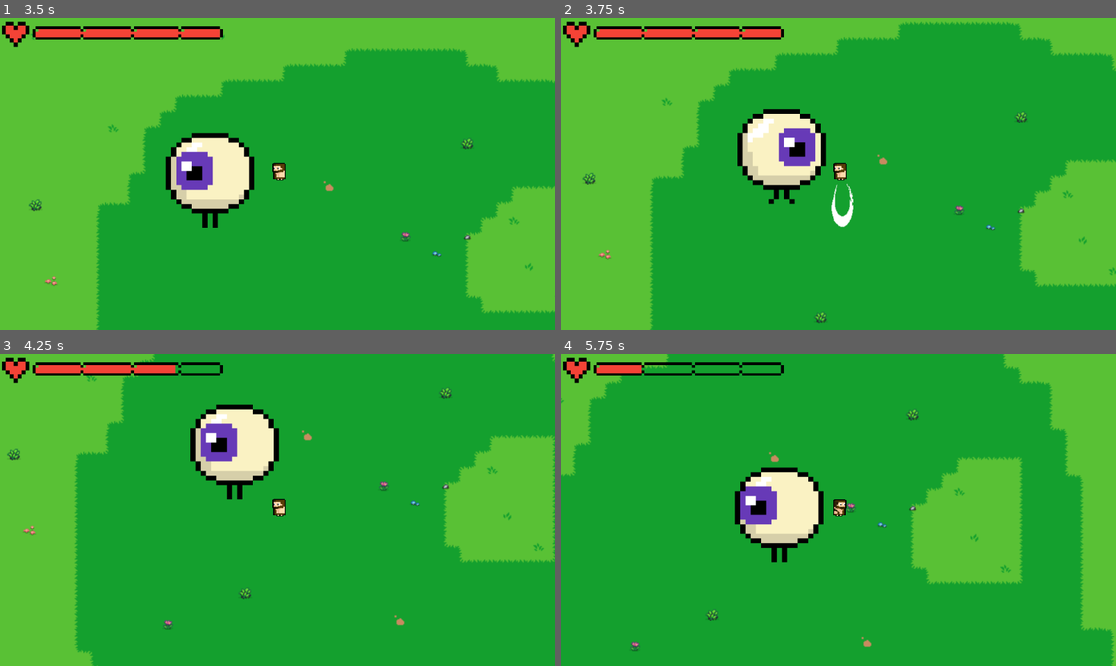
Above: before the commit, frames 1-4 (two rows, left to right).
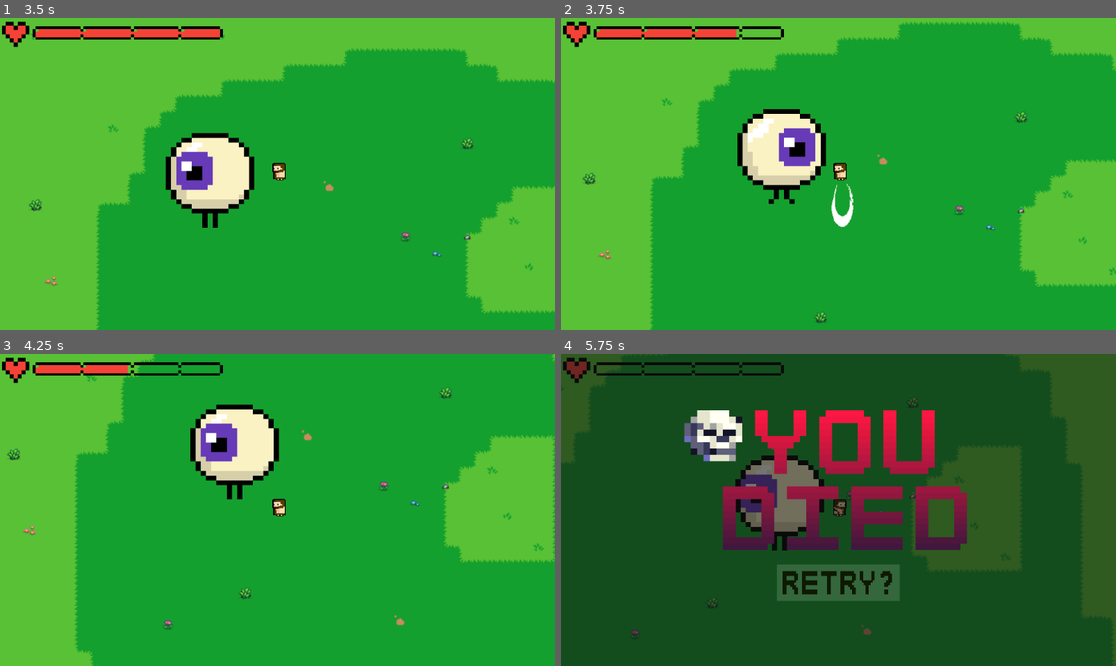
Above: after the commit, the same moments.

Repository: real-name-hidden-bit/bonk-souls-v.01
Game: Godot game, scene res://node_2d.tscn
Two runs of this game, one before a commit and one after it. Both use one fixed random seed, a clock stepped at 60 frames per second and the inputs below.
Inputs:
- Up to frame 1 (3.5 s): tap Enter (ui_accept) at 0.5, 0.77, 1.52, 3.02 s; hold Up (ui_up) 0.53-2.03 s; tap Z (attack) every 0.75 s from 0.6 to 2.85 s; hold Left (ui_left) from 2.03 s (still down)
- Up to frame 2 (3.75 s): release Left (ui_left) at 3.53 s; hold Down (ui_down) from 3.53 s (still down); tap Z (attack) at 3.6 s
- Up to frame 3 (4.25 s): keep holding Down (ui_down); tap Enter (ui_accept) at 3.77 s
- Up to frame 4 (5.75 s): release Down (ui_down) at 4.28 s; hold Right (ui_right) 4.28-5.03 s; tap Z (attack) at 4.35, 5.1 s; tap Enter (ui_accept) at 4.52 s; hold Up (ui_up) from 5.03 s (still down)

Frame 1 is identical in both runs. In frame 2, 0.2% of the frame differs, in the area x 31-40%, y 3-7%; in frame 3, 0.2%; in frame 4, 99%, in the area x 0-100%, y 0-100%.

Commit message:
GameOverScene

Diff:
--- /dev/null
+++ b/GameOver.gd
@@ -0,0 +1,5 @@
+extends Control
+
+
+func _on_retry_button_pressed() -> void:
+	get_tree().reload_current_scene()
--- /dev/null
+++ b/GameOver.tscn
@@ -0,0 +1,46 @@
+[gd_scene format=3 uid="uid://bkf66tmcf5rx5"]
+
+[ext_resource type="Texture2D" uid="uid://pnfp2g4qv6x2" path="res://Assets/Titles/YouDiedTitle.png" id="1_a1htc"]
+[ext_resource type="Script" uid="uid://d1djkyatnx0hx" path="res://GameOver.gd" id="1_eksk4"]
+[ext_resource type="Texture2D" uid="uid://csm2upqynk8c4" path="res://Assets/Titles/Retry.png" id="2_eksk4"]
+
+[node name="GameOverScreen" type="Control" unique_id=1994143325]
+layout_mode = 3
+anchors_preset = 15
+anchor_right = 1.0
+anchor_bottom = 1.0
+grow_horizontal = 2
+grow_vertical = 2
+script = ExtResource("1_eksk4")
+
+[node name="ColorRect" type="ColorRect" parent="." unique_id=700879813]
+layout_mode = 1
+anchors_preset = 15
+anchor_right = 1.0
+anchor_bottom = 1.0
+grow_horizontal = 2
+grow_vertical = 2
+color = Color(0.07058824, 0.07058824, 0.07058824, 0.5882353)
+
+[node name="YouDiedTitle" type="TextureRect" parent="." unique_id=909769836]
+layout_mode = 0
+offset_left = 256.0
+offset_top = 104.0
+offset_right = 1856.0
+offset_bottom = 704.0
+scale = Vector2(0.39991635, 0.52679515)
+texture = ExtResource("1_a1htc")
+
+[node name="RetryButton" type="TextureButton" parent="." unique_id=21710763]
+custom_minimum_size = Vector2(100, 200)
+layout_mode = 0
+offset_left = 448.0
+offset_top = 456.0
+offset_right = 2048.0
+offset_bottom = 656.0
+scale = Vector2(0.1595851, 0.18982503)
+texture_normal = ExtResource("2_eksk4")
+ignore_texture_size = true
+stretch_mode = 3
+
+[connection signal="pressed" from="RetryButton" to="." method="_on_retry_button_pressed"]
--- a/Scenes/Player/player.gd
+++ b/Scenes/Player/player.gd
@@ -107,7 +107,7 @@
 	# Update the UI Life Bar
 	var life_bar = get_tree().get_first_node_in_group("lifebar")
 	if life_bar:
-		life_bar.value = lives + 1
+		life_bar.value = lives
 
 	# Simple X/Y Instant Hop Knockback
 	if attacker_position.x < global_position.x:
@@ -120,5 +120,15 @@
 	else:
 		position.y -= 30
 
-	if lives <= 0:
-		print("Game Over!")
+	if lives == 0:
+		handle_death()
+
+func handle_death() -> void:
+	print("Player Died!")
+
+	# 1. Stop all player script physics and input
+	process_mode = PROCESS_MODE_DISABLED
+
+	var game_over_node = get_node("/root/Node2D/UI/GameOverScreen")
+	if game_over_node:
+		game_over_node.show() # Shows the semi-transparent overlay
--- a/node_2d.tscn
+++ b/node_2d.tscn
@@ -6,6 +6,7 @@
 [ext_resource type="Texture2D" uid="uid://qotryoeab3vo" path="res://Assets/Lifebar/Container3.png" id="4_q6r6c"]
 [ext_resource type="Texture2D" uid="uid://bt004aq5bh01x" path="res://Assets/Lifebar/Fillbar3.png" id="5_kdubu"]
 [ext_resource type="Texture2D" uid="uid://cnxovl14hrwmc" path="res://Assets/Lifebar/Heart.png" id="6_kdubu"]
+[ext_resource type="PackedScene" uid="uid://bkf66tmcf5rx5" path="res://GameOver.tscn" id="7_d21ai"]
 
 [node name="Node2D" type="Node2D" unique_id=1014430585]
 
@@ -36,3 +37,6 @@
 position = Vector2(110.00003, 234)
 scale = Vector2(0.32610753, 0.3483231)
 texture = ExtResource("6_kdubu")
+
+[node name="GameOverScreen" parent="UI" unique_id=1994143325 instance=ExtResource("7_d21ai")]
+visible = false
Binary file added: Assets/Titles/Retry.png
Not shown, added: Assets/Titles/Retry.png.import
Binary file added: Assets/Titles/YouDiedTitle.png
Not shown, added: Assets/Titles/YouDiedTitle.png.import
Not shown, added: GameOver.gd.uid
